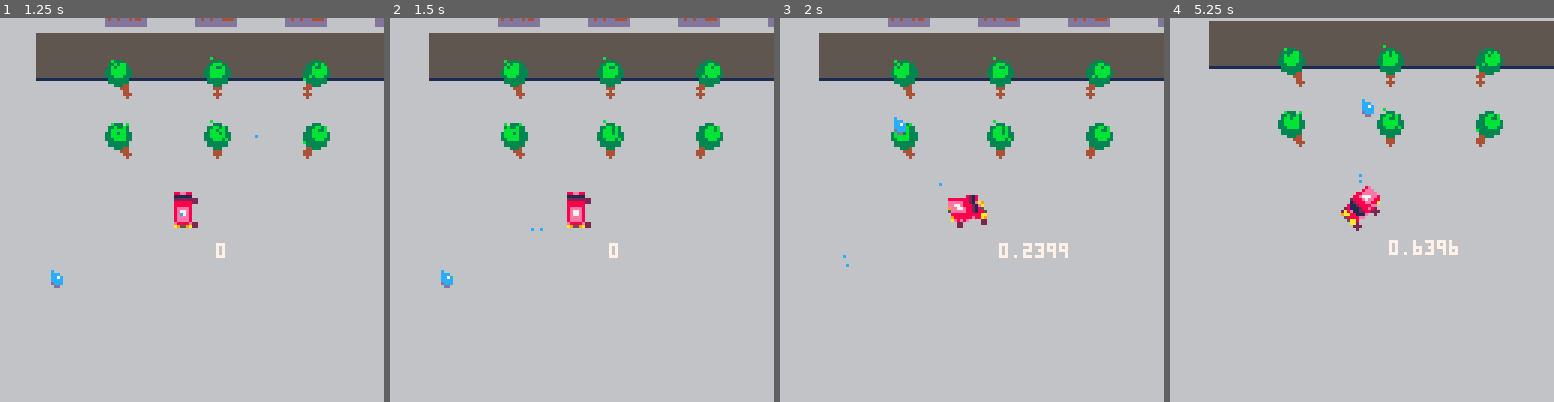
Above: before the commit, frames 1-4 (left to right).
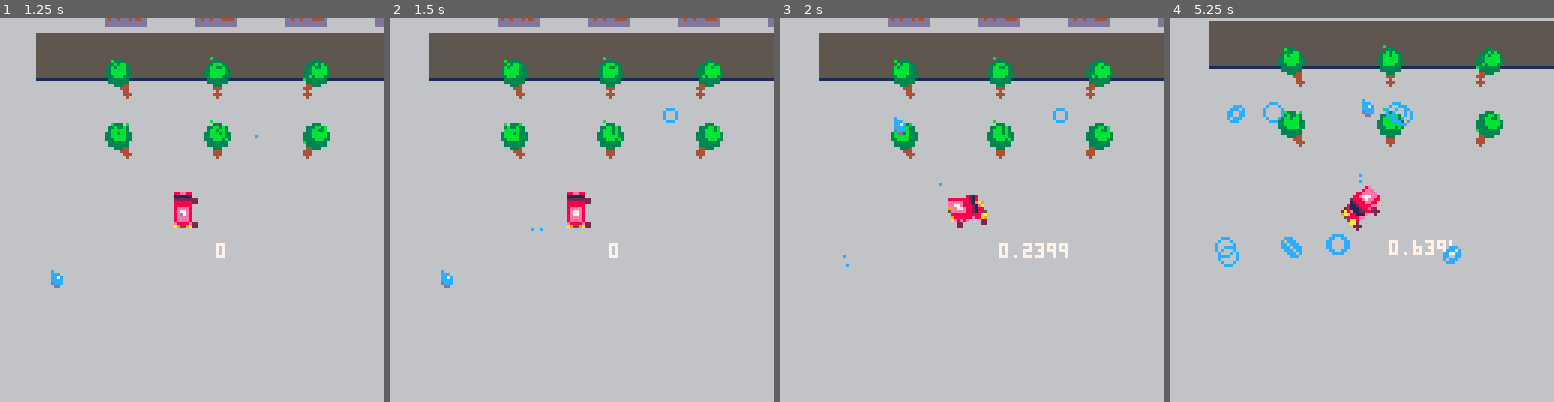
Above: after the commit, the same moments.

Repository: stephanvdwoerd/carts
Game: PICO-8 cartridge truck.p8
The game is run twice, just before and just after one commit, with the same random seed, the same clock (stepped at 60 frames per second) and the same inputs.
Inputs (mouse positions are in pixels of both pictures, inside the frame that each line leads up to):
- Up to frame 1 (1.25 s): tap X (X key) at 0.33, 1.07 s; click (280, 121) at 0.67 s; tap O (Z key) at 0.7 s; click (46, 267) at 1.22 s
- Up to frame 2 (1.5 s): no input
- Up to frame 3 (2 s): hold Right from 1.6 s (still down); tap O (Z key) at 1.7 s; click (887, 114) at 1.77 s; tap X (X key) at 1.85 s
- Up to frame 4 (5.25 s): release Right at 2.1 s; tap O (Z key) every 0.4 s from 2.1 to 4.9 s; hold Up 2.15-2.42 s; click (1342, 259) at 2.32 s; hold Right 2.47-3.03 s; click (1404, 106) at 2.87 s; tap X (X key) at 2.97, 4.08, 5.2 s; hold Left 3.08-3.58 s; click (1465, 256) at 3.42 s; hold Down 3.63-3.97 s; click (1231, 102) at 3.97 s; hold Right 4.02-4.68 s; click (1292, 248) at 4.52 s; hold Up 4.73-5.03 s; click (1354, 94) at 5.07 s; hold Left from 5.08 s (still down)

Frame 1 is identical in both runs. In frame 2, less than 0.1% of the frame differs, in the area x 71-75%, y 23-28%; in frame 3, less than 0.1%; in frame 4, 1.1%, in the area x 11-76%, y 21-65%.

Commit message:
spray splashes

Diff:
--- a/truck.p8
+++ b/truck.p8
@@ -361,7 +361,7 @@
 --particless
 
 spray = {}
-
+splashes = {}
 
 function draw_update_spray()
 	if (rnd() > 0.5) and stat(34) != 0 then
@@ -378,7 +378,8 @@
 			tx = mouse.x,
 			ty = mouse.y,
 			vy = vy + rnd(0.1) - 0.05,
-			tleft = 60
+			tleft = 60,
+			c = rnd() > 0.95 and 7 or 12
 		})
 	end
 
@@ -386,9 +387,24 @@
 		drop.tleft -= 1
 		drop.x += drop.vx
 		drop.y += drop.vy
-		pset(drop.x,drop.y, 12)
+		pset(drop.x,drop.y, drop.c)
 		if drop.tleft <= 0 or dist(drop.x, drop.y, drop.tx, drop.ty) < 5then
 			del(spray, drop)
+			add(splashes, {
+				x = drop.x,
+				y = drop.y,
+				r = 2,
+				c = drop.c
+			})
+		end
+	end
+
+	for splash in all(splashes) do
+		splash.r += .01
+		circ(splash.x,splash.y,splash.r,splash.c)
+
+		if splash.r > 4 then
+			del(splashes, splash)
 		end
 	end
 end
